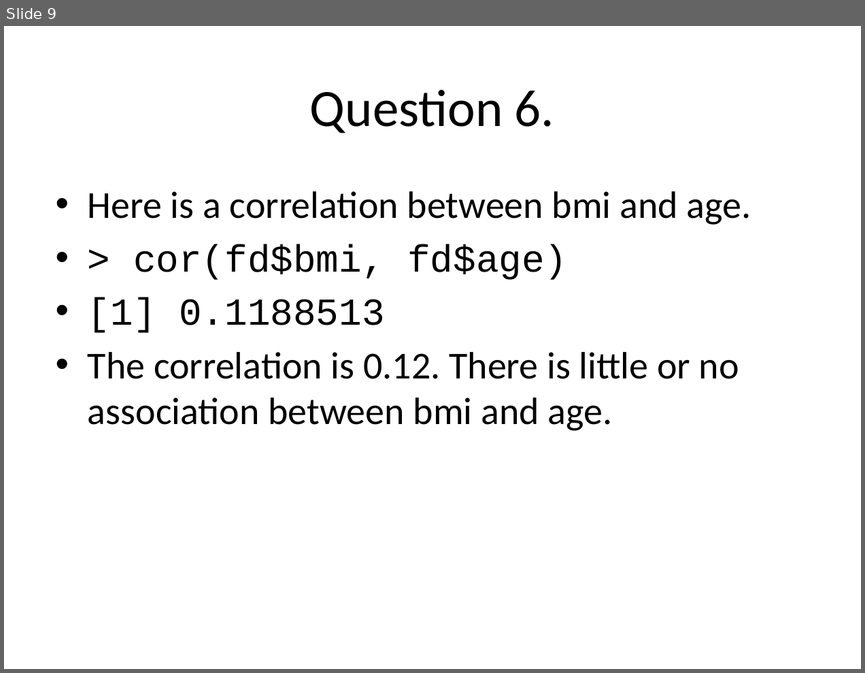
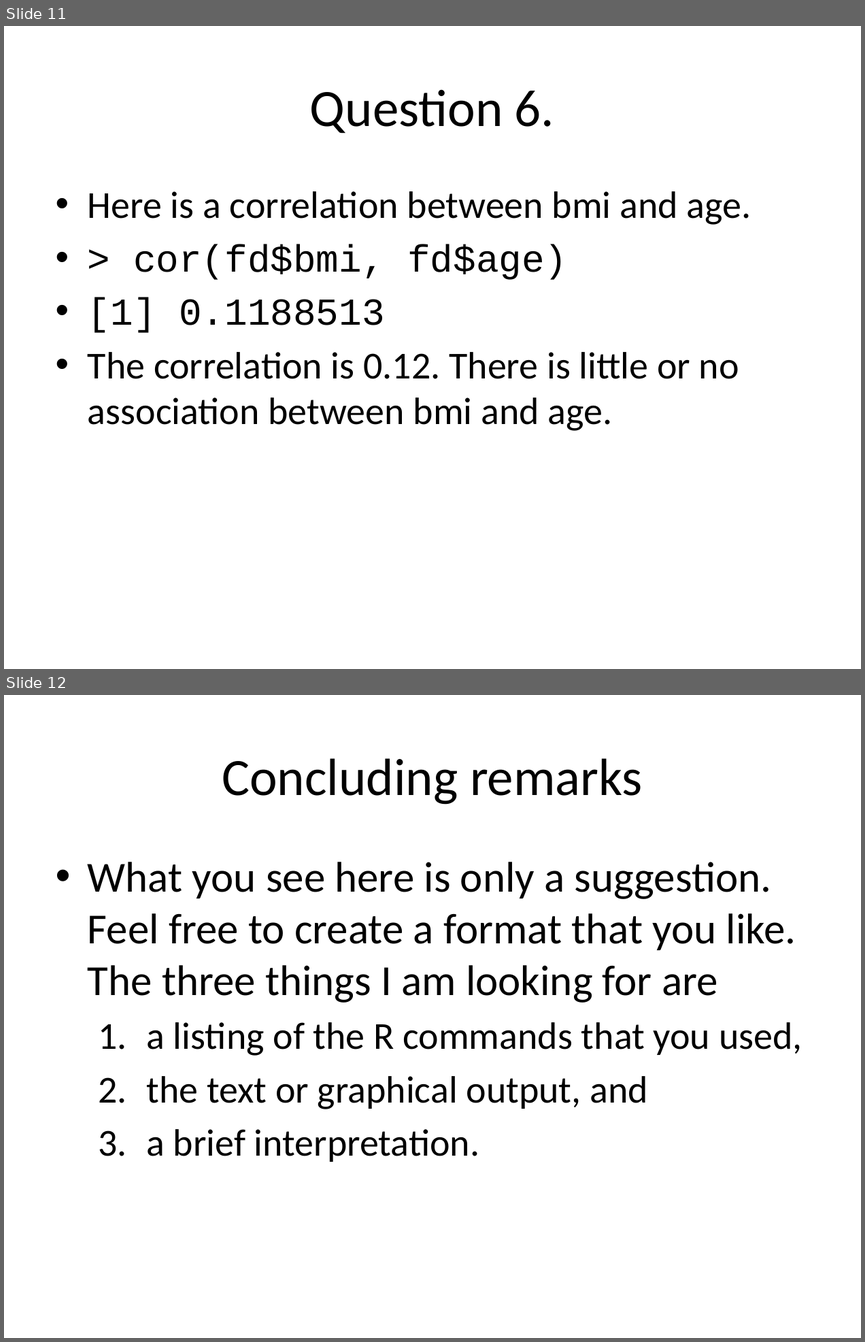
Before and after one commit to pmean/introduction-to-r, a slide deck: part1k.pptx. Shown one above the other, each under a label of ours: slide 9 before the commit, slides 11 and 12 after it. The pictures are 865x673 and 865x1342 pixels, drawn with LibreOffice and Linux fonts; fonts in the diff are those of the drawing. Boxes give left, top, right and bottom in pixels: in the first picture for what was removed or moved away, otherwise in the second. Text is boxed around its words. In the diff, an @@ line names an element or a change of style, - is before the commit and + after.

Commit message:
Added brief explanation to Part 1k

```diff
--- a/part1k.pptx
+++ b/part1k.pptx
@@ slide 12 added at (4,695,861,1338), background #FFFFFF @@
@@ title added at (222,758,643,804), 44 pt, text #000000 @@
+Concluding remarks
@@ text added at (88,862,802,1161), 36 pt, text #000000 @@
+• What you see here is only a suggestion. Feel free to create a format that you like. The three things I am looking for are
+  1. a listing of the R commands that you used,
+  2. the text or graphical output, and
+  3. a brief interpretation.
@@ what was slide 9 is now slide 11 @@
```
Also in this commit, not shown: 2 other slides added, 3 other files.
